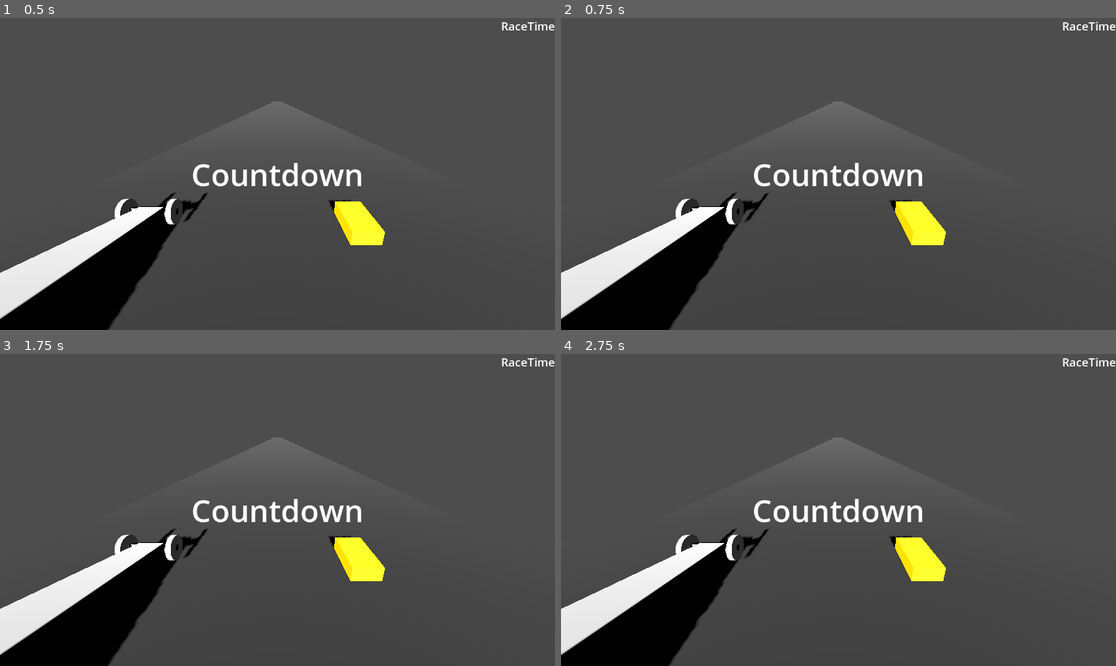
Above: before the commit, frames 1-4 (two rows, left to right).
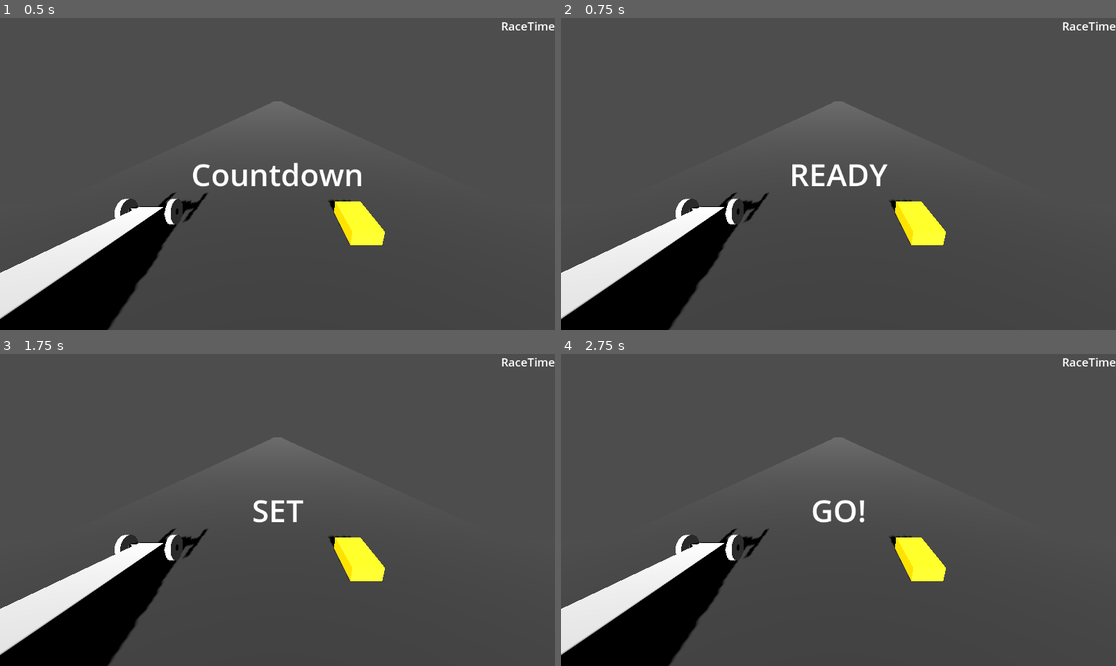
Above: after the commit, the same moments.

Repository: smoothbrainsinc/DragRacingSim
Game: Godot game, scene res://main.tscn
The game is run twice, just before and just after one commit, with the same random seed, the same clock (stepped at 60 frames per second) and the same inputs.
Inputs:
- Up to frame 1 (0.5 s): no input
- Up to frame 2 (0.75 s): tap Enter (ui_accept) at 0.5 s; hold Right (ui_right) from 0.53 s (still down); hold Enter (ui_accept) from 0.53 s (still down)
- Up to frame 3 (1.75 s): release Right (ui_right) at 1.28 s; release Enter (ui_accept) at 1.28 s; hold Left (ui_left) from 1.28 s (still down); tap Enter (ui_accept) at 1.35, 1.52 s
- Up to frame 4 (2.75 s): tap Enter (ui_accept) at 1.82, 2 s; release Left (ui_left) at 2.03 s; hold Right (ui_right) from 2.03 s (still down); hold Enter (ui_accept) from 2.03 s (still down)

Frame 1 is identical in both runs. In frame 2, 1.1% of the frame differs, in the area x 34-66%, y 46-55%; in frame 3, 0.9%; in frame 4, 1.0%.

Commit message:
still fucking around with this shit

Diff:
--- a/GameManager.gd
+++ b/GameManager.gd
@@ -136,7 +136,7 @@
 	ui_update_countdown.emit("GO!")
 
 func _setup_racing_state() -> void:
-	race_start_time = Time.get_time_dict_from_system()["unix"]
+	race_start_time = Time.get_unix_time_from_system()
 	ui_update_countdown.emit("")
 	race_started.emit()
 	print("Race started at: ", race_start_time)
@@ -172,7 +172,7 @@
 
 func get_race_time() -> float:
 	if current_state == RaceState.RACING:
-		return Time.get_time_dict_from_system()["unix"] - race_start_time
+		return Time.get_unix_time_from_system() - race_start_time
 	elif current_state == RaceState.FINISHED:
 		return race_end_time - race_start_time
 	else:
--- /dev/null
+++ b/main.gd
@@ -0,0 +1,9 @@
+
+extends Node3D
+
+func _input(event):
+	# Press SPACEBAR to start the race countdown
+	if event.is_action_pressed("ui_accept"):
+		if GameManager.current_state == GameManager.RaceState.WAITING:
+			GameManager.trigger_race_start()
+			print("Race start triggered from main.gd")
--- a/main.tscn
+++ b/main.tscn
@@ -1,5 +1,6 @@
-[gd_scene load_steps=11 format=3 uid="uid://73cn3yj4qb08"]
+[gd_scene load_steps=12 format=3 uid="uid://73cn3yj4qb08"]
 
+[ext_resource type="Script" uid="uid://c8yjmecdwt5qq" path="res://main.gd" id="1_kek77"]
 [ext_resource type="Script" uid="uid://dleuehlx62si3" path="res://opponent.gd" id="2_5vw27"]
 [ext_resource type="PackedScene" uid="uid://271vu8ob0n2o" path="res://opponent.tscn" id="4_1bvp3"]
 [ext_resource type="Script" uid="uid://bn4lcf212ub2r" path="res://player.gd" id="4_272bh"]
@@ -16,6 +17,7 @@
 size = Vector3(25, 1, 1)
 
 [node name="main" type="Node3D"]
+script = ExtResource("1_kek77")
 
 [node name="OpponentVehicle" parent="." instance=ExtResource("4_1bvp3")]
 transform = Transform3D(0.998545, 0.053922, 0, -0.053922, 0.998545, 0, 0, 0, 1, -2.71211, 0.950612, -1.73804)
--- a/player.gd
+++ b/player.gd
@@ -55,4 +55,5 @@
 
 	# Stabilization
 	if linear_velocity.length() < 0.1:
-		apply_central_force(-ProjectSettings.get_setting("physics/3d/default_gravity") * mass * 0.05)
+# Apply an upward stabilizing force to prevent sinking/flipping
+		apply_central_force(Vector3.UP * (-ProjectSettings.get_setting("physics/3d/default_gravity") * mass * 0.05))
Not shown, added: main.gd.uid
